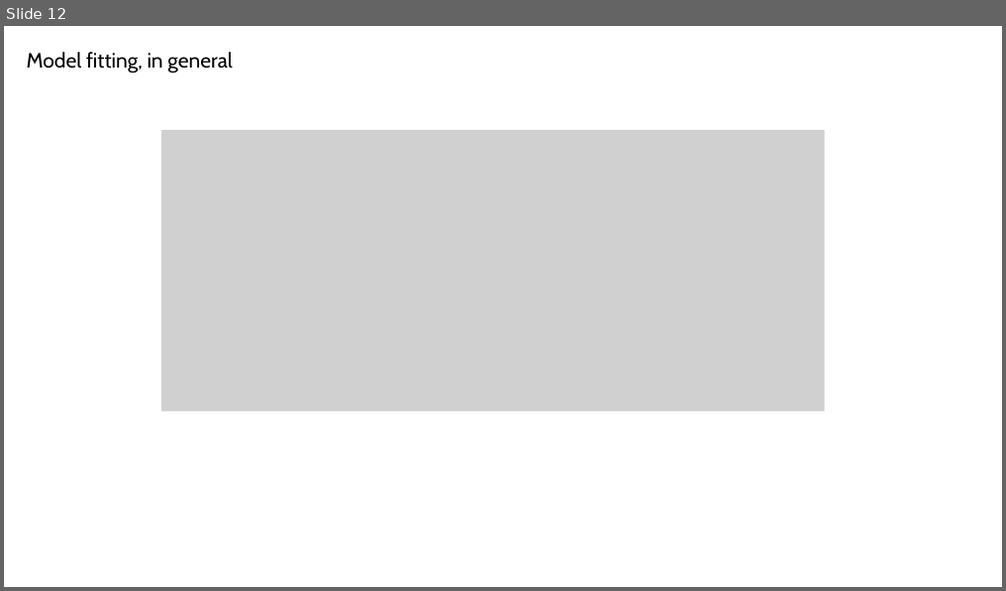
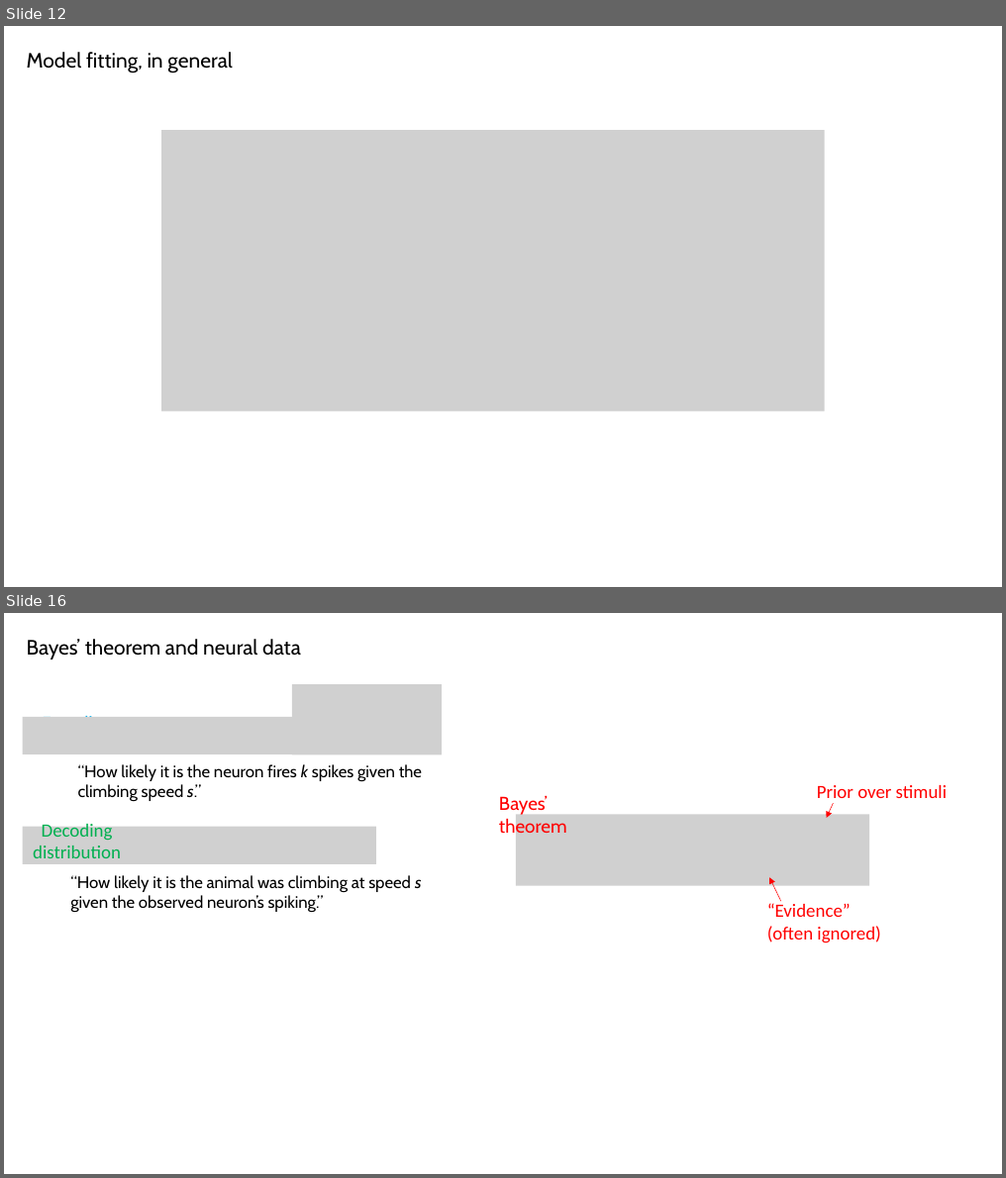
Before and after one commit to SaberaTalukder/Chen_Institute_DataSAI_for_Neuroscience, a slide deck: 07_06_22_day2_dynamical_time_series/slides/day2_practical.pptx. Shown one above the other, each under a label of ours: slide 12 before the commit, slides 12 and 16 after it; the slides between them are not shown. The pictures are 1006x591 and 1006x1178 pixels, drawn with LibreOffice and Linux fonts; fonts in the diff are those of the drawing; grey boxes stand for pictures. Boxes give left, top, right and bottom in pixels: in the first picture for what was removed or moved away, otherwise in the second. Text is boxed around its words. In the diff, an @@ line names an element or a change of style, - is before the commit and + after.

```diff
--- a/07_06_22_day2_dynamical_time_series/slides/day2_practical.pptx
+++ b/07_06_22_day2_dynamical_time_series/slides/day2_practical.pptx
@@ slide 16 added at box(4, 613, 1002, 1174), background #FFFFFF @@
@@ text added at box(27, 639, 301, 660), 20 pt, text #000000 @@
+Bayes’ theorem and neural data
@@ rectangle added at box(23, 700, 132, 765), fill #FFFFFF, outline #FFFFFF 1 pt, 18 pt, text #00B0F0 @@
+Encoding distribution
@@ picture added at box(292, 684, 442, 755) @@
@@ picture added at box(23, 717, 377, 755) @@
@@ text added at box(78, 764, 422, 802), 16 pt, text #000000 @@
+“How likely it is the neuron fires k spikes given the climbing speed s.”
@@ text added at box(817, 785, 946, 804), 18 pt, text #FF0000 @@
+Prior over stimuli
@@ text added at box(499, 795, 567, 838), 18 pt, text #FF0000 @@
+Bayes’ theorem
@@ picture added at box(516, 814, 870, 886) @@
@@ arrow added from (834, 803) to (827, 818), #FF0000 0.5 pt @@
@@ picture added at box(23, 827, 377, 863) @@
@@ text added at box(33, 821, 121, 859), 18 pt, text #00B050 @@
+Decoding
+distribution
@@ text added at box(70, 875, 422, 912), 16 pt, text #000000 @@
+“How likely it is the animal was climbing at speed s given the observed neuron’s spiking.”
@@ arrow added from (781, 901) to (770, 878), #FF0000 0.5 pt @@
@@ text added at box(767, 903, 880, 944), 18 pt, text #FF0000 @@
+“Evidence”
+(often ignored)
```
Also in this commit, not shown: 14 slides changed, 3 other slides added, 2 other files.
